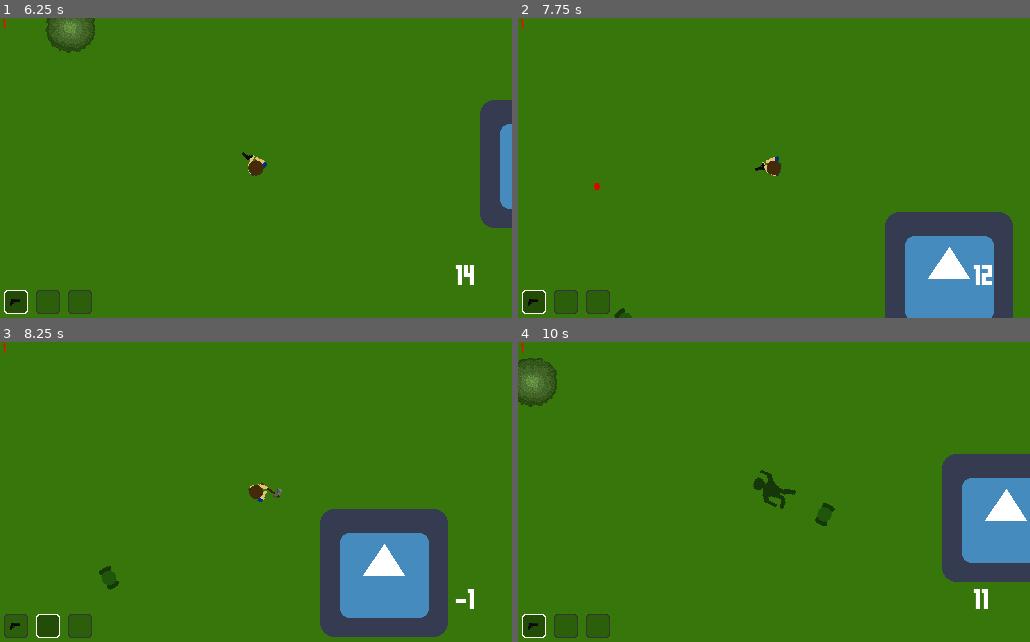
Above: before the commit, frames 1-4 (two rows, left to right).
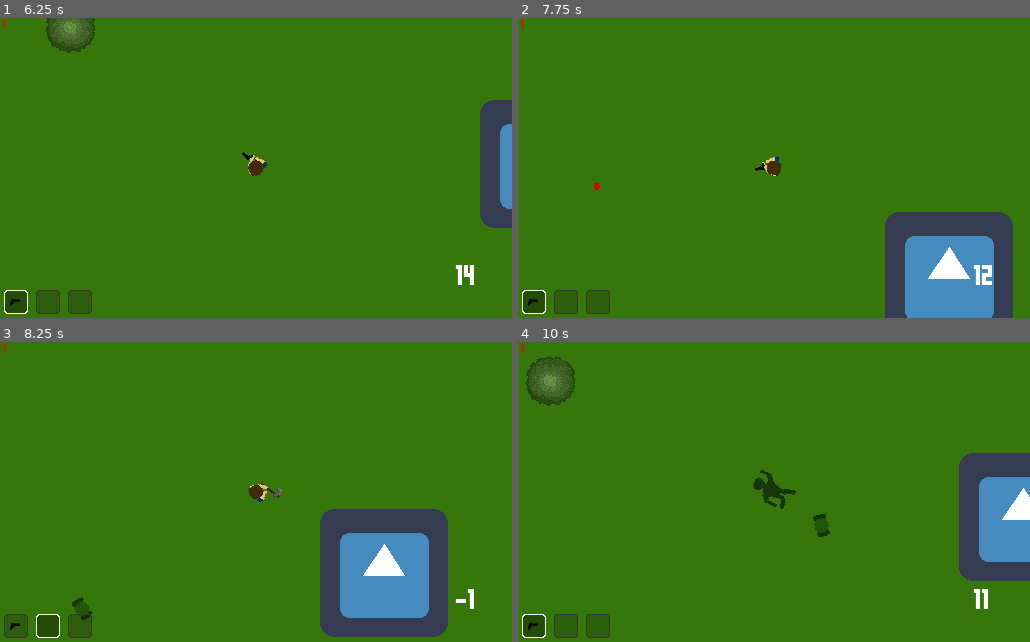
Above: after the commit, the same moments.

Repository: oluthje/Zomber
Game: Godot game, scene res://Main.tscn
The game is run twice, just before and just after one commit, with the same random seed, the same clock (stepped at 60 frames per second) and the same inputs. The engine's default icon, where the game draws it, is replaced by a stand-in: a white triangle on a blue panel in a dark square.
Inputs (mouse positions are in pixels of both pictures, inside the frame that each line leads up to):
- Up to frame 1 (6.25 s): tap Enter at 0.5 s; move the mouse to (368, 153) at 0.52 s; press the mouse at (368, 153) at 0.53 s; hold D (right) 0.53-1.28 s; move the mouse to (153, 183) at 1.27 s; release the mouse at (153, 183) at 1.28 s; hold S (down) 1.28-2.03 s; tap 1 (pressed_1) at 1.35 s; click (153, 183) at 1.55 s; move the mouse to (307, 102) at 2.02 s; press the mouse at (307, 102) at 2.03 s; hold D (right) 2.03-2.78 s; tap 2 (pressed_2) at 2.1 s; move the mouse to (230, 228) at 2.77 s; release the mouse at (230, 228) at 2.78 s; hold W (up) 2.78-3.53 s; tap 3 (pressed_3) at 2.85 s; click (230, 228) at 3.05 s; move the mouse to (409, 213) at 3.52 s; press the mouse at (409, 213) at 3.53 s; hold A (left) 3.53-5.03 s; tap 4 (pressed_4) at 3.6 s; tap R (reload) at 4.15 s; move the mouse to (102, 123) at 4.27 s; release the mouse at (102, 123) at 4.28 s; tap 5 (pressed_5) at 4.35 s; click (102, 123) at 4.55 s; move the mouse to (281, 168) at 5.02 s; press the mouse at (281, 168) at 5.03 s; hold S (down) 5.03-5.78 s; tap 6 (pressed_6) at 5.1 s; move the mouse to (179, 93) at 5.77 s; release the mouse at (179, 93) at 5.78 s; hold D (right) from 5.78 s (still down); click (179, 93) at 5.85 s
- Up to frame 2 (7.75 s): move the mouse to (886, 153) at 6.52 s; release D (right) at 6.53 s; press the mouse at (886, 153) at 6.53 s; hold W (up) 6.53-7.28 s; move the mouse to (671, 183) at 7.27 s; release the mouse at (671, 183) at 7.28 s; hold D (right) from 7.28 s (still down); tap 1 (pressed_1) at 7.35 s; click (671, 183) at 7.55 s
- Up to frame 3 (8.25 s): move the mouse to (307, 426) at 8.02 s; release D (right) at 8.03 s; press the mouse at (307, 426) at 8.03 s; hold S (down) from 8.03 s (still down); tap 2 (pressed_2) at 8.1 s
- Up to frame 4 (10 s): move the mouse to (748, 552) at 8.77 s; release S (down) at 8.78 s; release the mouse at (748, 552) at 8.78 s; hold A (left) 8.78-9.53 s; tap 3 (pressed_3) at 8.85 s; click (748, 552) at 9.05 s; move the mouse to (927, 537) at 9.52 s; press the mouse at (927, 537) at 9.53 s; hold W (up) from 9.53 s (still down); tap 4 (pressed_4) at 9.6 s

Frame 1 is identical in both runs. In frame 2, less than 0.1% of the frame differs, in the area x 18-23%, y 96-100%; in frame 3, 0.3%; in frame 4, 4.2%, in the area x 0-100%, y 5-80%.

Commit message:
Added melee swoosh particle effect

Diff:
--- a/Enemies/Zombie.gd
+++ b/Enemies/Zombie.gd
@@ -11,7 +11,7 @@
 
 var stun_time = 0.1
 
-var speed = 125
+var speed = 115
 var min_distance = 50
 var health = 35
 var can_move = true
--- a/Weapons/Axe.gd
+++ b/Weapons/Axe.gd
@@ -2,7 +2,8 @@
 
 func _ready():
 	# Gun information
-	hit_cooldown = 60 # Amount of time between each shot
+	hit_cooldown = 30 # Amount of time between each shot
+	swoosh_time = 0.2
 	automatic = false
 	damage = 15
 	attack_speed = 2.5
--- a/Weapons/Axe.tscn
+++ b/Weapons/Axe.tscn
@@ -6,6 +6,7 @@
 [sub_resource type="Animation" id=1]
 resource_name = "swingleft"
 length = 0.5
+step = 0.05
 tracks/0/type = "value"
 tracks/0/path = NodePath(".:rotation_degrees")
 tracks/0/interp = 2
@@ -17,6 +18,18 @@
 "transitions": PoolRealArray( 1, 1, 1 ),
 "update": 0,
 "values": [ 45.0, -45.0, -135.0 ]
+}
+tracks/1/type = "value"
+tracks/1/path = NodePath("Sprite/Area2D/CollisionShape2D:disabled")
+tracks/1/interp = 1
+tracks/1/loop_wrap = true
+tracks/1/imported = false
+tracks/1/enabled = true
+tracks/1/keys = {
+"times": PoolRealArray( 0, 0.2, 0.5 ),
+"transitions": PoolRealArray( 1, 1, 1 ),
+"update": 1,
+"values": [ true, false, true ]
 }
 
 [sub_resource type="Animation" id=2]
@@ -33,6 +46,18 @@
 "transitions": PoolRealArray( 1, 1, 1 ),
 "update": 0,
 "values": [ -135.0, -45.0, 45.0 ]
+}
+tracks/1/type = "value"
+tracks/1/path = NodePath("Sprite/Area2D/CollisionShape2D:disabled")
+tracks/1/interp = 1
+tracks/1/loop_wrap = true
+tracks/1/imported = false
+tracks/1/enabled = true
+tracks/1/keys = {
+"times": PoolRealArray( 0, 0.2, 0.5 ),
+"transitions": PoolRealArray( 1, 1, 1 ),
+"update": 1,
+"values": [ true, false, true ]
 }
 
 [sub_resource type="RectangleShape2D" id=3]
@@ -58,5 +83,11 @@
 [node name="CollisionShape2D" type="CollisionShape2D" parent="Sprite/Area2D"]
 position = Vector2( -9.53674e-07, -8.68629 )
 shape = SubResource( 3 )
+disabled = true
+
+[node name="SwooshPos" type="Node2D" parent="Sprite"]
+position = Vector2( -4, -8.6863 )
+rotation = 0.785398
+scale = Vector2( 1, -1 )
 [connection signal="animation_finished" from="AnimationPlayer" to="." method="_on_AnimationPlayer_animation_finished"]
 [connection signal="body_entered" from="Sprite/Area2D" to="." method="_on_Area2D_body_entered"]
--- a/Weapons/MeleeParent.gd
+++ b/Weapons/MeleeParent.gd
@@ -1,7 +1,10 @@
 extends Node2D
+
+var SwooshParticles = preload("res://Weapons/SwooshParticles.tscn")
 
 # Gun information
 var hit_cooldown = 10 # Amount of time between each shot
+var swoosh_time = 1
 var automatic = false
 var damage = 15
 var attack_speed = 1
@@ -31,6 +34,7 @@
 			swing()
 
 func swing():
+	is_swinging = true
 	$AnimationPlayer.set_speed_scale(attack_speed)
 	if current_arm == "right":
 		current_arm = "left"
@@ -39,7 +43,16 @@
 		current_arm = "right"
 		$AnimationPlayer.play("swingright")
 
+	spawn_swoosh_particles()
+
+func spawn_swoosh_particles():
+	var particles = SwooshParticles.instance()
+	particles.set_up(float(hit_cooldown)/float(60))
+	particles.set_emitting(true)
+	get_node("Sprite").get_node("SwooshPos").add_child(particles)
+
 func swing_finished():
+	is_swinging = false
 	if current_arm == "right":
 		get_node("Sprite").set_flip_h(false)
 	elif current_arm == "left":
--- /dev/null
+++ b/Weapons/SwooshParticles.gd
@@ -0,0 +1,10 @@
+extends Particles2D
+
+func set_up(time):
+	var timer = get_node("Timer")
+	print(time)
+	timer.set_wait_time(time)
+
+func _on_Timer_timeout():
+	print("timeout")
+	queue_free()
--- /dev/null
+++ b/Weapons/SwooshParticles.tscn
@@ -0,0 +1,31 @@
+[gd_scene load_steps=5 format=2]
+
+[ext_resource path="res://Weapons/SwooshParticles.gd" type="Script" id=1]
+
+[sub_resource type="Curve" id=2]
+_data = [ Vector2( 0, 1 ), 0.0, 0.0, 0, 0, Vector2( 0.504702, 0.686047 ), 0.0, 0.0, 0, 0, Vector2( 1, 0 ), 0.0, 0.0, 0, 0 ]
+
+[sub_resource type="CurveTexture" id=3]
+curve = SubResource( 2 )
+
+[sub_resource type="ParticlesMaterial" id=1]
+flag_disable_z = true
+gravity = Vector3( 0, 98, 0 )
+orbit_velocity = 0.0
+orbit_velocity_random = 0.0
+scale = 3.0
+scale_curve = SubResource( 3 )
+
+[node name="SwooshParticles" type="Particles2D"]
+emitting = false
+amount = 16
+lifetime = 0.25
+one_shot = true
+local_coords = false
+process_material = SubResource( 1 )
+script = ExtResource( 1 )
+
+[node name="Timer" type="Timer" parent="."]
+one_shot = true
+autostart = true
+[connection signal="timeout" from="Timer" to="." method="_on_Timer_timeout"]
